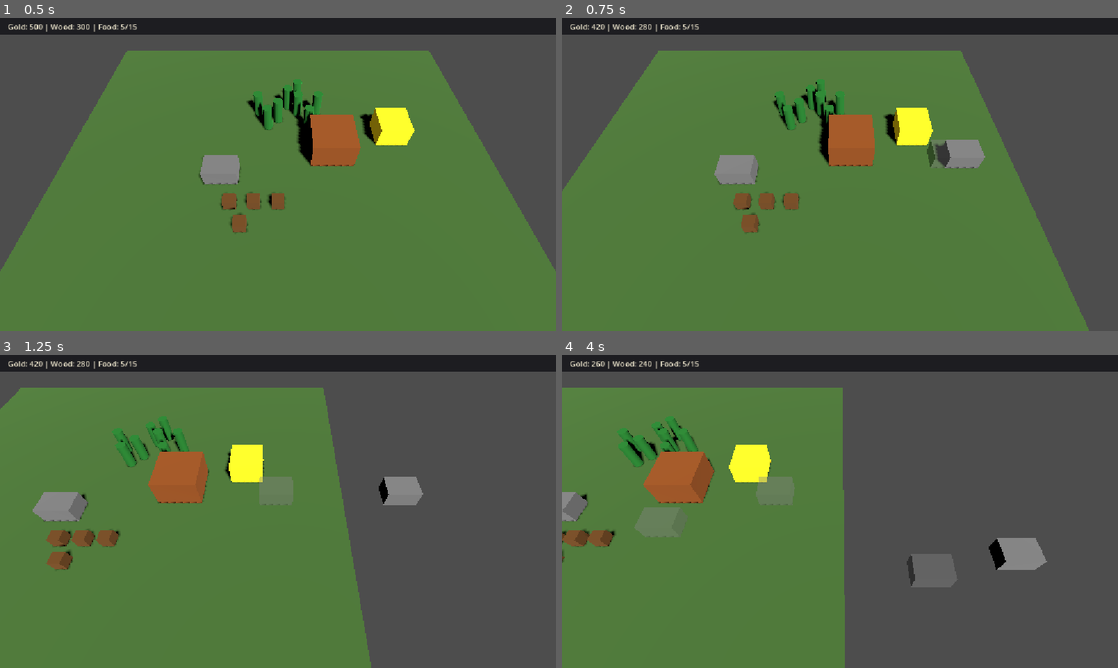
Above: before the commit, frames 1-4 (two rows, left to right).
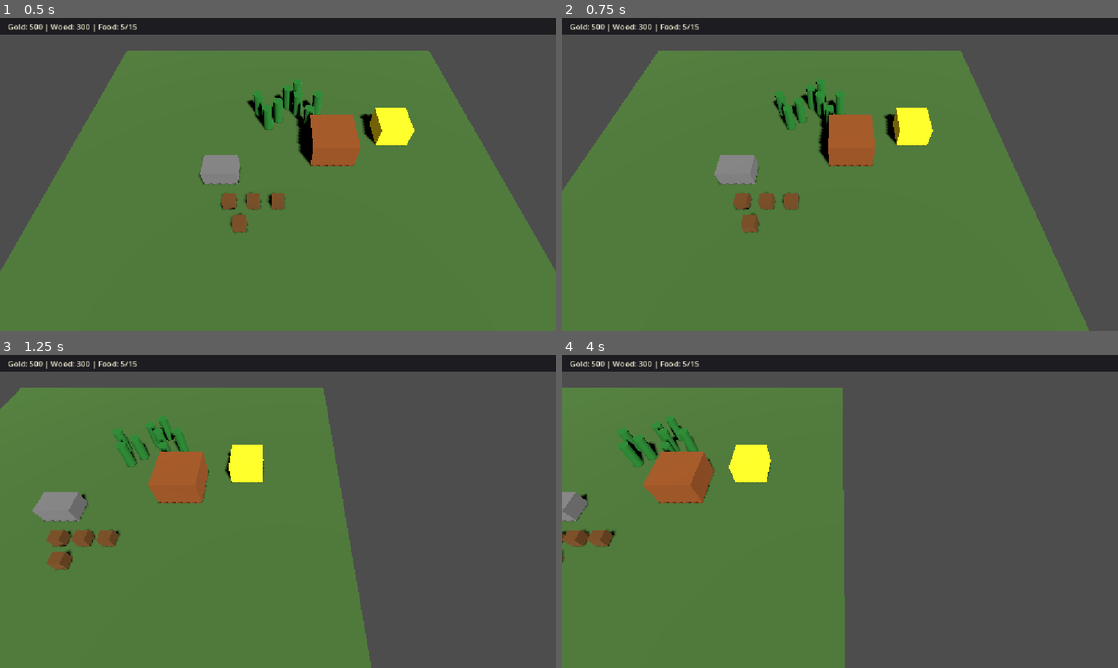
Above: after the commit, the same moments.

Repository: nplvkntx/endless-battle
Game: Godot game, scene res://scenes/main.tscn
Same seed, same stepped clock (60 frames per second), same inputs: the game is played once before the commit and once after it.
Inputs (mouse positions are in pixels of both pictures, inside the frame that each line leads up to):
- Up to frame 1 (0.5 s): no input
- Up to frame 2 (0.75 s): tap Enter at 0.5 s; move the mouse to (962, 158) at 0.52 s; hold Right (ui_right) from 0.53 s (still down); tap B at 0.6 s; click (962, 158) at 0.67 s
- Up to frame 3 (1.25 s): keep holding Right (ui_right)
- Up to frame 4 (4 s): release Right (ui_right) at 1.25 s; drag from (728, 527) to (812, 574) at 1.27 s; tap Space at 2 s; move the mouse to (895, 442) at 2.02 s; hold Right (ui_right) 2.03-2.75 s; tap B at 2.1, 3.6 s; drag from (812, 574) to (673, 464) at 2.77 s; move the mouse to (1006, 558) at 3.52 s; hold Left (ui_left) from 3.53 s (still down)

Frame 1 is identical in both runs. In frame 2, 0.9% of the frame differs, in the area x 5-77%, y 2-49%; in frame 3, 1.2%; in frame 4, 2.2%, in the area x 5-88%, y 2-74%.

Commit message:
TASK-022B Fix Farm hotkey requires worker

Diff:
--- a/scenes/main.tscn
+++ b/scenes/main.tscn
@@ -6,6 +6,7 @@
 [ext_resource type="Script" path="res://scripts/systems/build_manager.gd" id="11_build_manager"]
 [ext_resource type="Script" path="res://scripts/ui/selection_box.gd" id="6_selection_box"]
 [ext_resource type="Script" path="res://scripts/ui/resource_bar.gd" id="7_resource_bar"]
+[ext_resource type="Script" path="res://scripts/ui/build_commands.gd" id="12_build_commands"]
 [ext_resource type="PackedScene" path="res://scenes/units/worker.tscn" id="4_worker"]
 [ext_resource type="PackedScene" path="res://scenes/resources/gold_mine.tscn" id="8_gold_mine"]
 [ext_resource type="PackedScene" path="res://scenes/resources/tree.tscn" id="9_tree"]
@@ -76,6 +77,24 @@
 theme_override_colors/font_color = Color(0.95, 0.92, 0.82, 1)
 text = "Gold: 500 | Wood: 300 | Food: 5/15"
 
+[node name="BuildCommands" type="HBoxContainer" parent="GameUI"]
+anchors_preset = 7
+anchor_left = 0.5
+anchor_top = 1.0
+anchor_right = 0.5
+anchor_bottom = 1.0
+offset_left = -60.0
+offset_top = -48.0
+offset_right = 60.0
+offset_bottom = -12.0
+grow_horizontal = 2
+grow_vertical = 0
+script = ExtResource("12_build_commands")
+
+[node name="BuildFarmButton" type="Button" parent="GameUI/BuildCommands"]
+layout_mode = 2
+text = "Build Farm"
+
 [node name="Ground" type="MeshInstance3D" parent="."]
 mesh = SubResource("PlaneMesh_ground")
 surface_material_override/0 = SubResource("StandardMaterial3D_ground")
--- a/scripts/systems/build_manager.gd
+++ b/scripts/systems/build_manager.gd
@@ -37,7 +37,7 @@
 func _input(event: InputEvent) -> void:
 	if event is InputEventKey and event.pressed and not event.echo:
 		if event.keycode == KEY_B and not _is_placing_farm:
-			_start_farm_placement()
+			start_farm_placement()
 			get_viewport().set_input_as_handled()
 			return
 		if event.keycode == KEY_ESCAPE and _is_placing_farm:
@@ -56,6 +56,17 @@
 			MOUSE_BUTTON_RIGHT:
 				_cancel_farm_placement()
 				get_viewport().set_input_as_handled()
+
+
+func start_farm_placement() -> void:
+	if _is_placing_farm:
+		return
+
+	if not _has_worker_selected():
+		print("Select a Worker first")
+		return
+
+	_start_farm_placement()
 
 
 func _start_farm_placement() -> void:
@@ -111,6 +122,10 @@
 	return null
 
 
+func _has_worker_selected() -> bool:
+	return _get_selected_worker() != null
+
+
 func _disable_ghost_collision(ghost: Node3D) -> void:
 	if ghost is CollisionObject3D:
 		(ghost as CollisionObject3D).collision_layer = 0
--- /dev/null
+++ b/scripts/ui/build_commands.gd
@@ -0,0 +1,38 @@
+extends Control
+
+## Shows worker build actions when at least one Worker is selected.
+
+@export var selection_manager_path: NodePath = "../../SelectionManager"
+@export var build_manager_path: NodePath = "../../BuildManager"
+
+@onready var _build_farm_button: Button = $BuildFarmButton
+
+
+func _ready() -> void:
+	_build_farm_button.visible = false
+	_build_farm_button.pressed.connect(_on_build_farm_pressed)
+
+	var selection_manager: Node = get_node_or_null(selection_manager_path)
+	if selection_manager == null:
+		return
+
+	selection_manager.selection_changed.connect(_on_selection_changed)
+	_on_selection_changed(selection_manager.selected_units)
+
+
+func _on_selection_changed(units: Array[Unit]) -> void:
+	var has_worker: bool = false
+	for unit: Unit in units:
+		if unit is Worker:
+			has_worker = true
+			break
+
+	_build_farm_button.visible = has_worker
+
+
+func _on_build_farm_pressed() -> void:
+	var build_manager: Node = get_node_or_null(build_manager_path)
+	if build_manager == null:
+		return
+
+	build_manager.start_farm_placement()
Not shown, added: scripts/ui/build_commands.gd.uid
